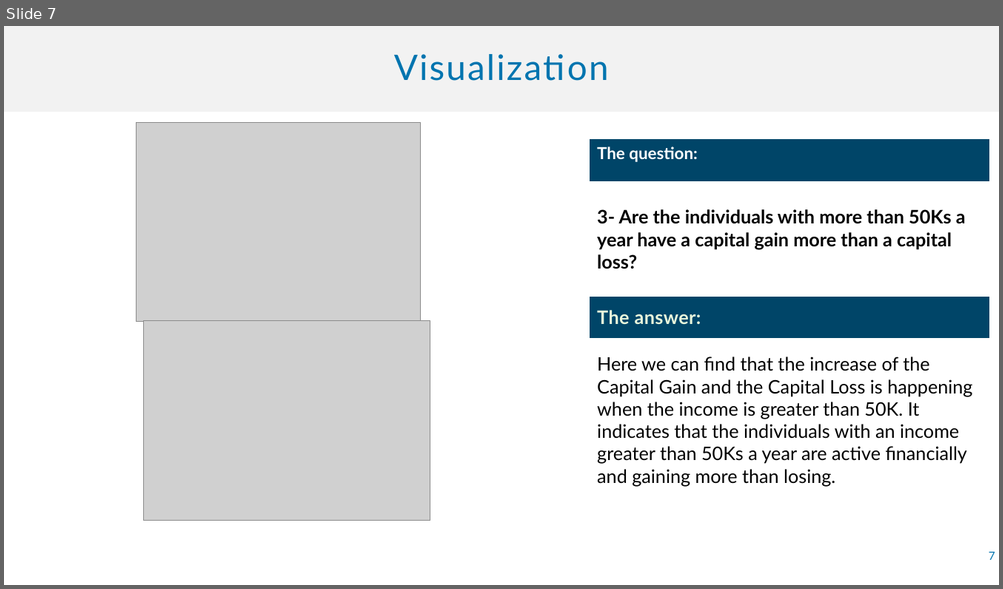
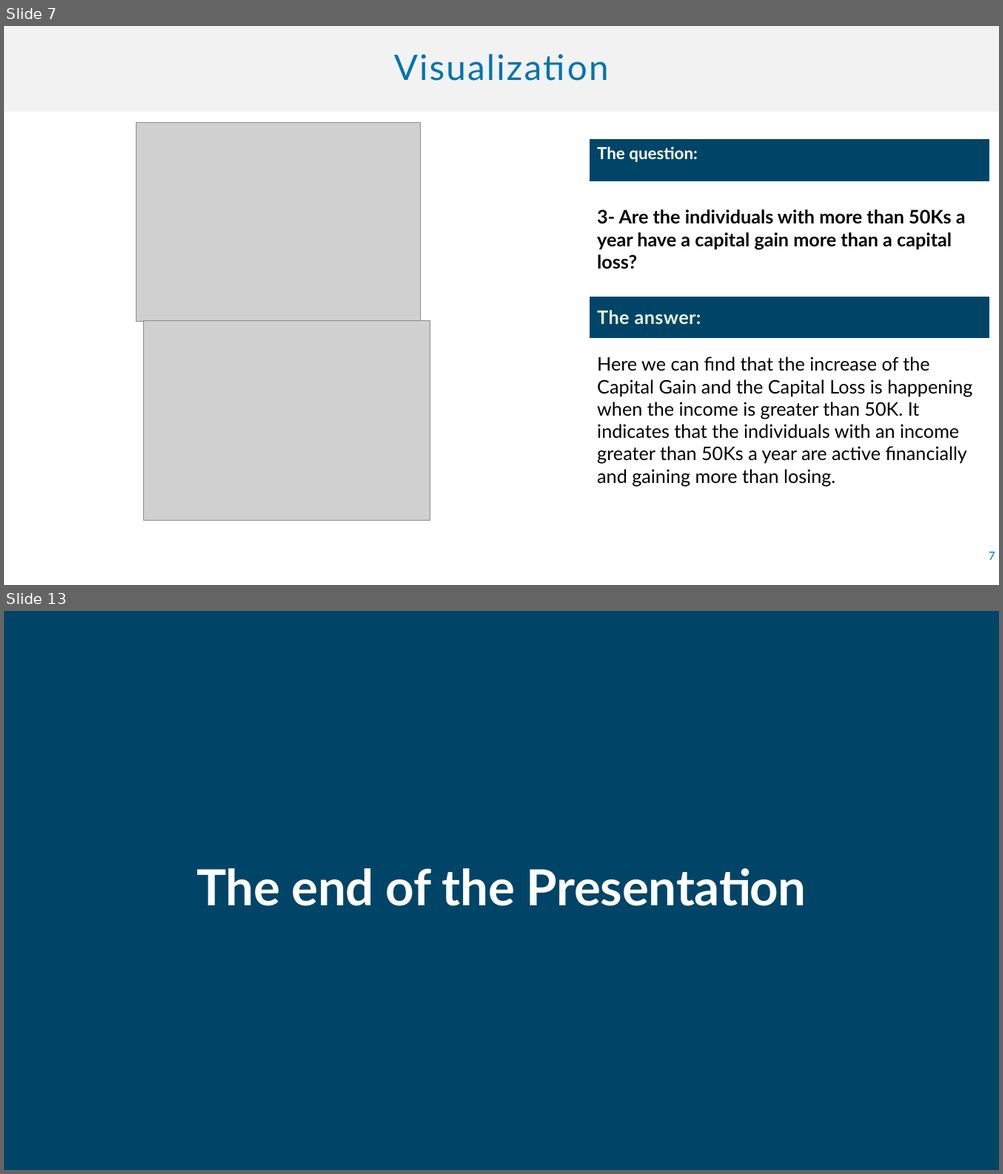
Before and after one commit to alihht/Tuwaiq_project, a slide deck: A Tuwaiq Data Science Bootcamp Project.pptx. Shown one above the other, each under a label of ours: slide 7 before the commit, slides 7 and 13 after it; the slides between them are not shown. The pictures are 1003x589 and 1003x1174 pixels, drawn with LibreOffice and Linux fonts; fonts in the diff are those of the drawing; grey boxes stand for pictures. Boxes give left, top, right and bottom in pixels: in the first picture for what was removed or moved away, otherwise in the second. Text is boxed around its words. In the diff, an @@ line names an element or a change of style, - is before the commit and + after.

```diff
--- a/A Tuwaiq Data Science Bootcamp Project.pptx
+++ b/A Tuwaiq Data Science Bootcamp Project.pptx
@@ slide 13 added at (x1=4, y1=611, x2=999, y2=1170), background #004568 @@
@@ rectangle added at (x1=4, y1=611, x2=999, y2=711), fill #0074AF @@
@@ rectangle added at (x1=4, y1=611, x2=999, y2=712), fill #004568 @@
@@ text added at (x1=196, y1=869, x2=806, y2=906), 48 pt, text #FFFFFF, bold @@
+The end of the Presentation
```
Also in this commit, not shown: 5 other slides added.
